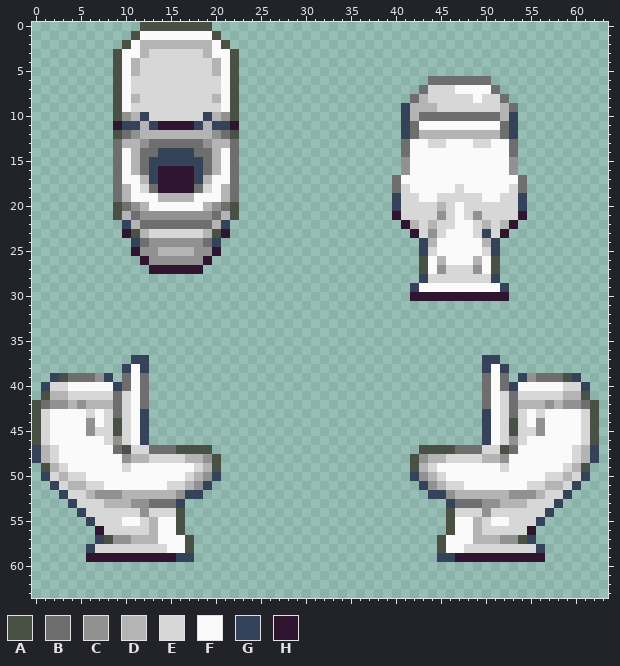
One commit to this pixel-art sprite: Resources/Textures/Structures/Furniture/toilet.rsi/closed_toilet_seat_up.png. Above is the file before it was changed.
The file is 64x64 pixels. The old version is drawn lined up with the new one.
Palette (. is transparent): A #495044  B #6e6e6e  C #919191  D #b4b4b4  E #d7d7d7  F #fafafa  G #34425a  H #301530
Pixels before (only the part around the change), first column x 4:
26 ........HCCCCCCH.......................AFDFFFDFA............
27 .........HHHHHH........................AFCEEECFA............
28 .......................................GEEEEEEEG............
29 ......................................GFFFFFFFFFG...........
30 ......................................HHHHHHHHHHH...........
31 ............................................................
32 ............................................................
33 ............................................................
34 ............................................................
35 ............................................................
36 ............................................................
37 .......GG.....................................GG............
38 ......GFG.....................................GFG...........
39 BBBCG.BFB.....................................BFB.GCBBBAG...
40 FFFFFGBFB.....................................BFBGFFFFFEEG..
41 EEEEEBEFB.....................................BFEBEEEEEDDA..
42 DCDDDBEFB.....................................BFEBDDDCDCCBA.
43 FFEFEBEFG.....................................GFEBEFEFFFFEA.
44 FFCFEAEFG.....................................GFEAEFCFFFFEA.
45 FFCEEAEFG.....................................GFEAEECFFFFEA.
46 FFFFECEFG.....................................GFECEFFFFFFEA.
47 FFFFFBAEEBBBAAAA.......................AAAABBBEEABFFFFFFEDG.
48 FFFFFFCDDEEEEDDCA.....................ACDDEEEEDDCFFFFFFFEDG.
49 FFFFFFEFFFFFFFEDA.....................ADEFFFFFFFEFFFFFFEDA..
50 EEFFFFFFFFFFFEDCG.....................GCDEFFFFFFFFFFFEEDEG..
51 DDEEFFFFFFFEEDCG.......................GCDEEFFFFFFFEEDDEG...
52 EEDCCCDDDDDDCGG.........................GGCDDDDDDCCCDEEG....
53 GEEEDDDCCBBBG.............................GBBBCCDDDEEEG.....
54 .GEEEEEECEEEA.............................AEEECEEEEEEG......
55 ..GEEEFFEDFFA.............................AFFDEFFEEEG.......
56 ...HEEEEEDFFA.............................AFFDEEEEEH........
57 ...GACCDDDFFFA...........................AFFFDDDCCAG........
58 ..GEEEEEEEEFFA...........................AFFEEEEEEEEG.......
59 ..HHHHHHHHHHGG...........................GGHHHHHHHHHH.......
60 ............................................................
61 ............................................................
62 ............................................................
63 ............................................................
New version:
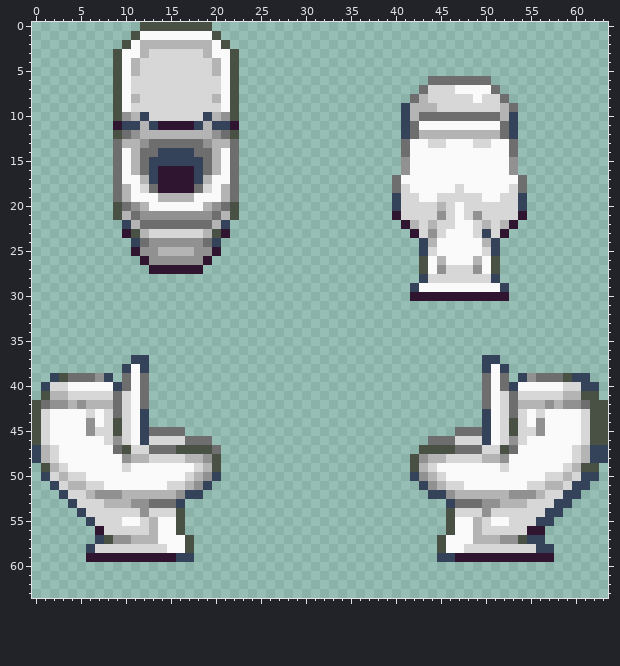
Change:
drawings rearranged on the sheet (the old picture shows each at its new place)
Changed rows in their new state; - is an unchanged pixel.
first column x 13:
39 ------------------------------------------------G--
40 -------------------------------------------------G-
41 -------------------------------------------------A-
42 --------------------------------------------------A
43 --------------------------------------------------A
44 --------------------------------------------------A
45 BBBB------------------------------BBB-------------A
46 EEEEBBB------------------------BBBEEE-------------A
47 -------B------------------------------------------G
48 --------------------------------------------------G
49 -------------------------------------------------A-
50 -------------------------------------------------G-
51 ------------------------------------------------G--
52 -----------------------------------------------G---
53 ----------------------------------------------G----
54 ---------------------------------------------G-----
55 --------------------------------------------G------
56 -------------------------------------------H-------
57 -------------------------------------------G-------
58 --------------------------------------------G------
59 --------------------------------------------H------
Changed places in both pictures, as pixel boxes (x1, y1, x2, y2):
added: (536, 373, 608, 562)
added: (149, 427, 221, 454)
added: (428, 427, 482, 445)
